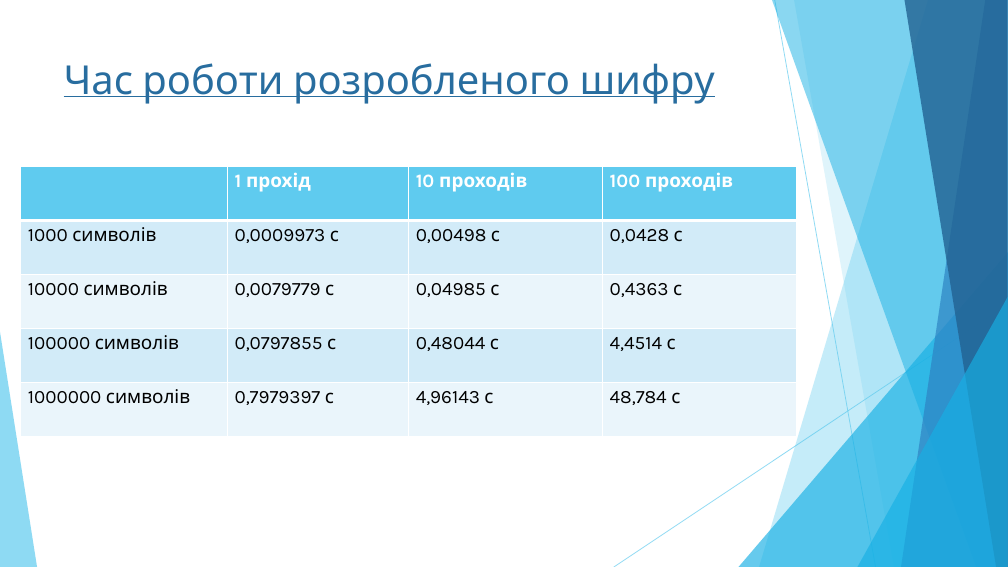
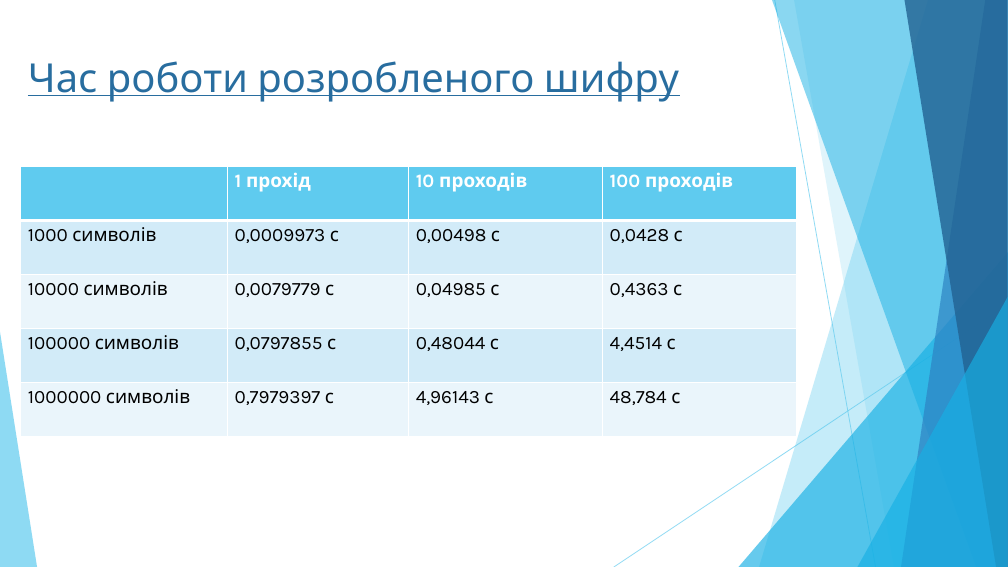
Before and after one commit to yarikpo/MAN-2019-2020-chat, a slide deck: slide 11 of prez/emty.pptx (slide 12 before the commit). Drawn at 1008x567 pixels with LibreOffice and Linux fonts; fonts in the diff are those of the drawing. Boxes give left, top, right and bottom in pixels: in the first picture for what was removed or moved away, otherwise in the second. Text is boxed around its words. In the diff, an @@ line names an element or a change of style, - is before the commit and + after.

```diff
--- a/prez/emty.pptx
+++ b/prez/emty.pptx
@@ title "Час роботи розробленого шифру": place and size @@
-title "Час роботи розробленого шифру" at [64,63,715,104]
+title "Час роботи розробленого шифру" at [28,61,679,102]
```
Also in this commit, not shown: 4 other slides changed, 1 slide added, 2 slides removed.
